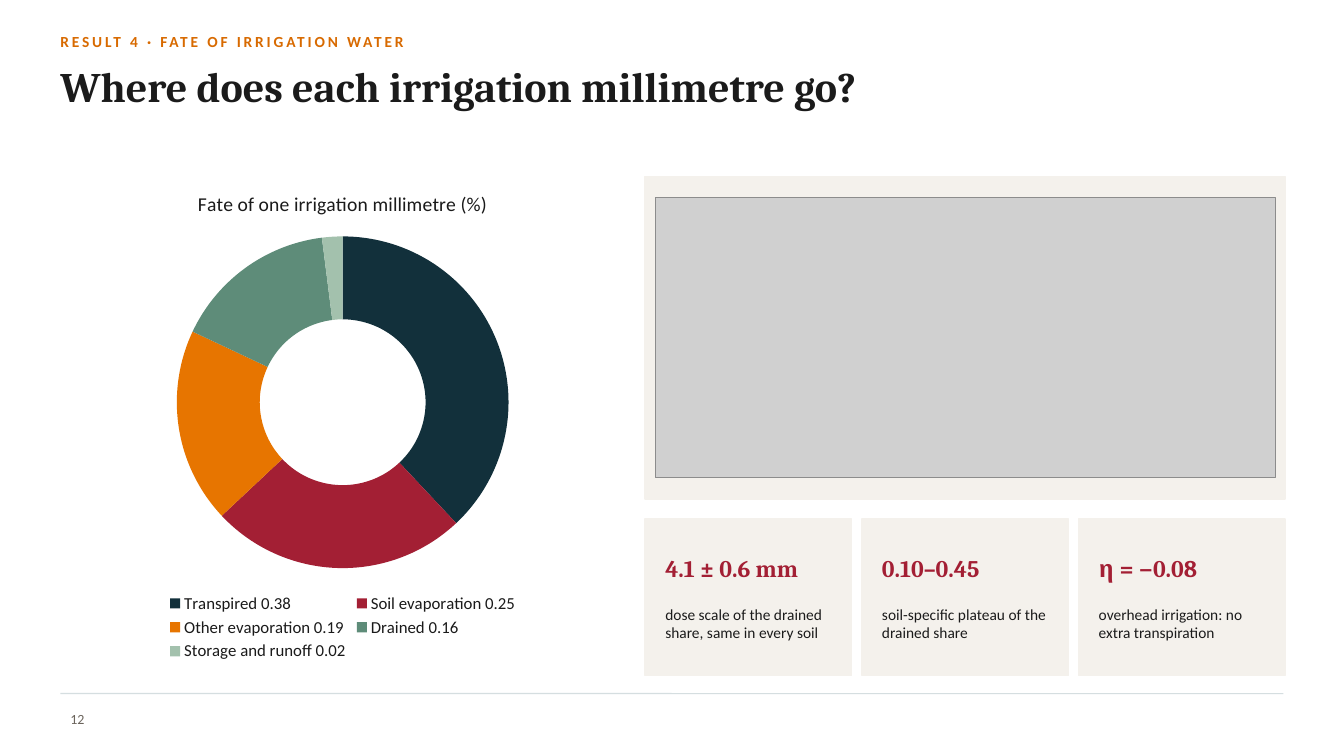
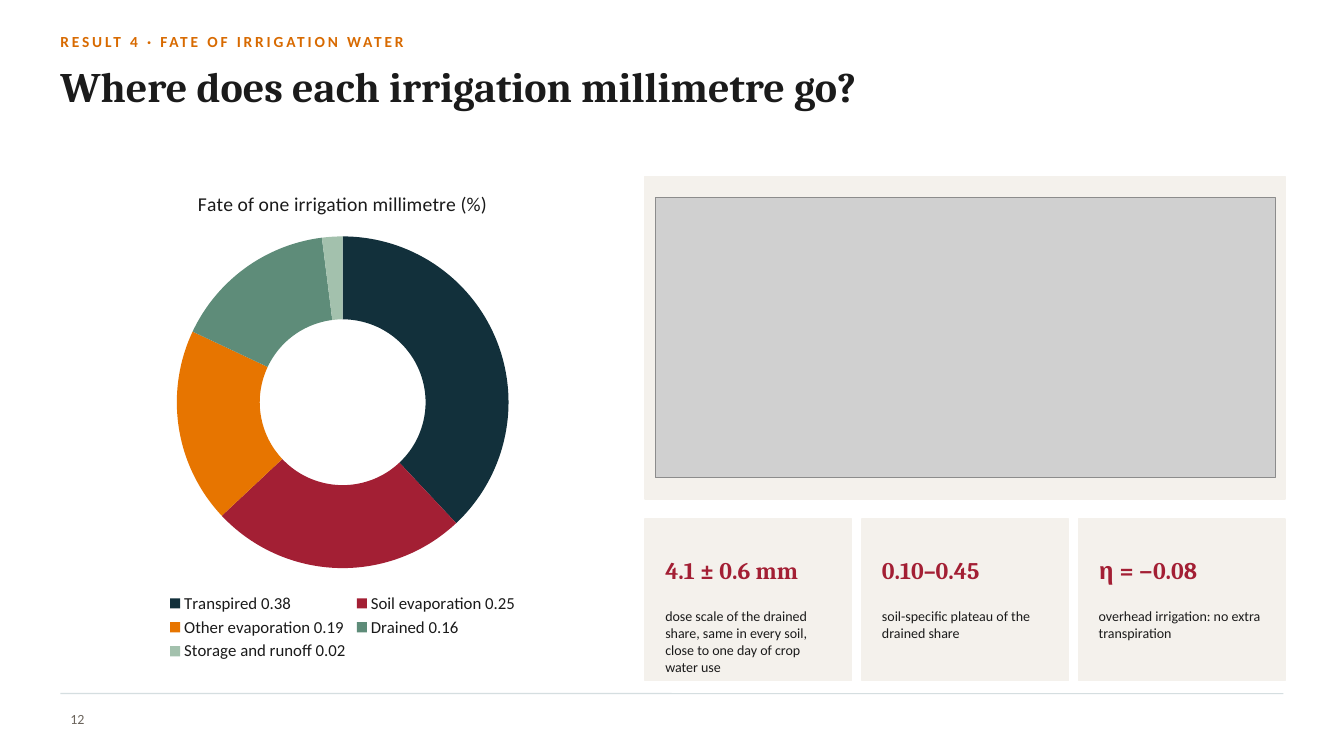
Before and after one commit to halilunaziru73-creator/Coupled-Water-Fluxes-Pore-Scale-Dynamics-Precision-Irrigation-Mulching-Feedback-Loops, a slide deck: slide 12 of Manuscripts/pdf/Supplementary/SWAFL_Presentation.pptx. Drawn at 1344x756 pixels with LibreOffice and Linux fonts; fonts in the diff are those of the drawing; grey boxes stand for pictures; background and template pictures are left out. Boxes give left, top, right and bottom in pixels: in the first picture for what was removed or moved away, otherwise in the second. Text is boxed around its words. In the diff, an @@ line names an element or a change of style, - is before the commit and + after.

Commit message:
Presentation: add the remaining major results (Daisy end-to-end runs, defects, limits, dose scale, discount)

```diff
--- a/Manuscripts/pdf/Supplementary/SWAFL_Presentation.pptx
+++ b/Manuscripts/pdf/Supplementary/SWAFL_Presentation.pptx
@@ rectangle: place and size @@
-rectangle at (645,519,852,676)
+rectangle at (645,519,852,681)
@@ rectangle: place and size @@
-rectangle at (862,519,1069,676)
+rectangle at (862,519,1069,681)
@@ rectangle: place and size @@
-rectangle at (1079,519,1286,676)
+rectangle at (1079,519,1286,681)
@@ text at (665,611,807,672): text changed; size 11 to 10 pt @@
-dose scale of the drained share, same in every soil
+dose scale of the drained share, same in every soil, close to one day of crop water use
@@ text "soil-specific plateau of the drained ..." at (882,611,1030,638): size 11 to 10 pt @@
@@ text "overhead irrigation: no extra transpiration" at (1099,611,1261,641): size 11 to 10 pt @@
```
Also in this commit, not shown: 2 other slides changed, 1 slide added.
